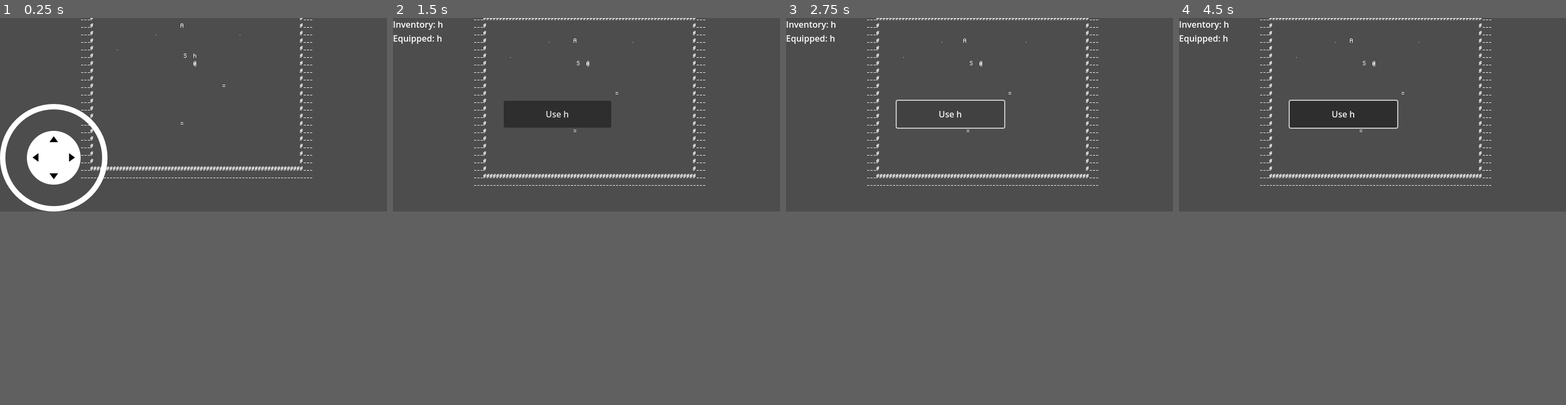
Above: before the commit, frames 1-4 (left to right).
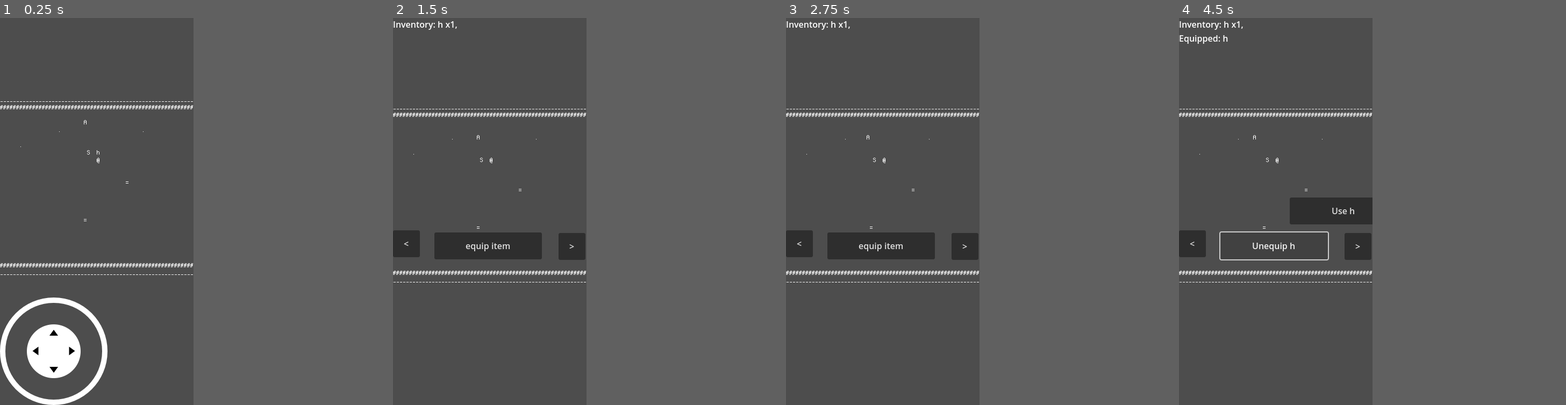
Above: after the commit, the same moments.

Repository: s6industries/project-x
Game: Godot game, scene res://world.tscn
Same seed, same stepped clock (60 frames per second), same inputs: the game is played once before the commit and once after it.
Inputs (mouse positions are in pixels of both pictures, inside the frame that each line leads up to):
- Up to frame 1 (0.25 s): no input
- Up to frame 2 (1.5 s): tap Enter at 0.5 s; move the mouse to (567, 153) at 0.52 s; hold Up (ui_up) 0.53-1.25 s; tap T at 0.6 s; click (567, 153) at 0.67 s; click "Pick up" (after the commit: "Pick up hoe") at 1.25 s
- Up to frame 3 (2.75 s): click (948, 114) at 2 s, where only the run before the commit has a clickable "Use h"
- Up to frame 4 (4.5 s): click (1206, 130) at 2.75 s, where only the run after the commit has a clickable "<"; click (1535, 134) at 3.5 s, where only the run after the commit has a clickable ">"; click (1368, 130) at 4.25 s, where only the run after the commit has a clickable "equip item"
In our replay, the window is 720x360 before the commit and 360x720 after it. These sizes can differ from the game's own. Grey fills any space a smaller window leaves; there, only what the larger window draws over its background counts as a difference.

The runs differ from the first frame. In frame 1, 6.6% of the frame differs, in the area x 0-81%, y 0-100%; in frame 2, 6.2%; in frame 3, 4.6%; in frame 4, 6.1%.

Commit message:
Implement picking up seeds from ship. Add buttons to select an item from inventory. Implement equipping and unequipping inventory items.

Diff:
--- a/project.godot
+++ b/project.godot
@@ -69,8 +69,8 @@
 
 [display]
 
-window/size/viewport_width=720
-window/size/viewport_height=360
+window/size/viewport_width=360
+window/size/viewport_height=720
 window/handheld/orientation=1
 window/stretch/mode="viewport"
 window/stretch/aspect="expand"
--- a/world.gd
+++ b/world.gd
@@ -5,6 +5,9 @@
 @export var player_marker: Marker2D
 @export var button: Button
 @export var button2: Button
+@export var inventory_button_left: Button
+@export var inventory_button_right: Button
+@export var inventory_button_equip: Button
 
 enum State { IDLE, MOVING, ACTION, DELAY }
 const PLAYER = "@"
@@ -13,6 +16,7 @@
 const HOE = "h"
 const BLANK = " "
 const TILLED_SOIL = "="
+const SHIP = "S"
 const POTATO_STAGE = [".", ";", "i", "P"]
 const SEED = "."
 const MOVE_DELAY = 0.12
@@ -31,9 +35,11 @@
 # var metabot_simulator
 var potato_stage: int
 var diagonal_moving_toggle: bool = false
-var inventory: Array = Array()
+var inventory: Dictionary = Dictionary()
+var inventory_array: Array = Array()
 var equipped: int = -1
 var action_button_pressed = false
+var inventory_selection_index = 0
 
 #const MetabotSimulator = preload("res://metabot_simulator.gd")
 var agent_world:AgentWorld
@@ -158,7 +164,7 @@
 
 	load_world()
 	initiate_timer()
-
+	inventory_menu_visible(false)
 	# TODO setup scenarios from data file (SQLite?)
 	# agent_world = AgentWorld.new(Vector3i(3, 4, 1))
 
@@ -320,6 +326,10 @@
 	var y = player_pos[1]
 	var position = world_map[y][x]
 	if position == HOE:
+		button.text = "Pick up hoe"
+		button.show()
+	elif position == SHIP:
+		button.text = "Get seeds"
 		button.show()
 	else:
 		button.hide()
@@ -399,16 +409,18 @@
 	if inventory.size() == 0:
 		inventory_label.text = ""
 		return
+	inventory_menu_visible(true)
 	var text: String = "Inventory: "
 	for item in inventory:
-		text += item + " "
+		var count = inventory[item]
+		text += item + " x" + str(count) + ", "
 	inventory_label.text = text
-	if equipped < 0 or equipped >= inventory.size():
+	if equipped < 0 or equipped >= inventory_array.size():
 		button2.hide()
 		return
-	button2.text = "Use " + inventory[equipped]
+	button2.text = "Use " + inventory_array[equipped]
 	button2.show()
-	inventory_label.text += "\nEquipped: " + inventory[equipped]
+	inventory_label.text += "\nEquipped: " + inventory_array[equipped]
 
 
 
@@ -430,9 +442,13 @@
 
 func _on_button_pressed():
 	print("PICKUP BUTTON PRESSED")
-	var item = remove_world_item_at(player_pos)
-	inventory.append(item)
-	equipped = inventory.size() - 1
+	var item = get_world_item_at(player_pos)
+	if item == HOE:
+		item = remove_world_item_at(player_pos)
+		add_item_to_inventory(item)
+	elif item == SHIP:
+		item = SEED
+		add_item_to_inventory(item)
 
 
 func get_world_item_at(position: Vector2i):
@@ -456,10 +472,78 @@
 
 
 func _on_button_2_pressed():
+	print("ACTION BUTTON PRESSED")
 	action_button_pressed = true
 
 
 func get_equipped_item() -> String:
 	if equipped >= 0 and equipped < inventory.size():
-		return inventory[equipped]
+		return inventory_array[equipped]
 	return ""
+
+
+func add_item_to_inventory(item: String):
+	if item not in inventory:
+		inventory[item] = 0
+		inventory_array.append(item)
+	inventory[item] += 1
+
+
+
+func remove_item_from_inventory(item: String):
+	if item not in inventory:
+		return
+	inventory[item] -= 1
+	if inventory[item] < 1:
+		# unequip item if it is currently equipped
+		var item_index = inventory_array.find(item)
+		if item_index != -1 and equipped == item_index:
+			equipped = -1
+		# erase item from inventory
+		inventory.erase(item)
+		inventory_array.erase(item)
+		return
+
+
+func inventory_menu_visible(is_visible: bool):
+	inventory_button_equip.visible = is_visible
+	inventory_button_left.visible = is_visible
+	inventory_button_right.visible = is_visible
+
+
+func _on_inventory_left_pressed():
+	if inventory_selection_index == 0:
+		print("CANNOT GO LEFT ANY FURTHER")
+		return
+	inventory_selection_index -= 1
+	update_inventory_button_equip()
+
+
+func _on_inventory_right_pressed():
+	if inventory_selection_index == inventory_array.size() - 1:
+		print("CANNOT GO RIGHT ANY FURTHER")
+		return
+	inventory_selection_index += 1
+	update_inventory_button_equip()
+
+
+func update_inventory_button_equip():
+	if inventory_array.size() < 1:
+		return
+	if equipped == inventory_selection_index:
+		inventory_button_equip.text = "Unequip " + inventory_array[inventory_selection_index]
+		return
+	inventory_button_equip.text = "Equip " + inventory_array[inventory_selection_index]
+
+
+func _on_inventory_equip_pressed():
+	assert(inventory_selection_index >= 0)
+	assert(inventory_selection_index < inventory_array.size())
+	if equipped == inventory_selection_index:
+		# unequip item
+		equipped = -1
+	else:
+		# equip item
+		equipped = inventory_selection_index
+	update_inventory_button_equip()
+	update_inventory()
--- a/world.tscn
+++ b/world.tscn
@@ -4,13 +4,16 @@
 [ext_resource type="Script" path="res://world.gd" id="1_08pvc"]
 [ext_resource type="PackedScene" uid="uid://ckk0xa2w80n7a" path="res://joystick/joystick.tscn" id="3_0f2o7"]
 
-[node name="World" type="Node2D" node_paths=PackedStringArray("world_label", "inventory_label", "player_marker", "button", "button2")]
+[node name="World" type="Node2D" node_paths=PackedStringArray("world_label", "inventory_label", "player_marker", "button", "button2", "inventory_button_left", "inventory_button_right", "inventory_button_equip")]
 script = ExtResource("1_08pvc")
 world_label = NodePath("WorldLabel")
 inventory_label = NodePath("CanvasLayer/InventoryLabel")
 player_marker = NodePath("PlayerPosition")
 button = NodePath("CanvasLayer/Button")
 button2 = NodePath("CanvasLayer/Button2")
+inventory_button_left = NodePath("CanvasLayer/InventoryLeft")
+inventory_button_right = NodePath("CanvasLayer/InventoryRight")
+inventory_button_equip = NodePath("CanvasLayer/InventoryEquip")
 
 [node name="WorldLabel" type="Label" parent="."]
 offset_right = 432.0
@@ -86,5 +89,43 @@
 offset_right = 40.0
 offset_bottom = 23.0
 
+[node name="InventoryLeft" type="Button" parent="CanvasLayer"]
+custom_minimum_size = Vector2(50, 50)
+anchors_preset = 4
+anchor_top = 0.5
+anchor_bottom = 0.5
+offset_top = 35.0
+offset_right = 50.0
+offset_bottom = 85.0
+grow_vertical = 2
+text = "<"
+
+[node name="InventoryRight" type="Button" parent="CanvasLayer"]
+custom_minimum_size = Vector2(50, 50)
+anchors_preset = 4
+anchor_top = 0.5
+anchor_bottom = 0.5
+offset_left = 308.0
+offset_top = 40.0
+offset_right = 358.0
+offset_bottom = 90.0
+grow_vertical = 2
+text = ">"
+
+[node name="InventoryEquip" type="Button" parent="CanvasLayer"]
+custom_minimum_size = Vector2(200, 50)
+anchors_preset = 4
+anchor_top = 0.5
+anchor_bottom = 0.5
+offset_left = 77.0
+offset_top = 39.0
+offset_right = 277.0
+offset_bottom = 89.0
+grow_vertical = 2
+text = "equip item"
+
 [connection signal="pressed" from="CanvasLayer/Button" to="." method="_on_button_pressed"]
 [connection signal="pressed" from="CanvasLayer/Button2" to="." method="_on_button_2_pressed"]
+[connection signal="pressed" from="CanvasLayer/InventoryLeft" to="." method="_on_inventory_left_pressed"]
+[connection signal="pressed" from="CanvasLayer/InventoryRight" to="." method="_on_inventory_right_pressed"]
+[connection signal="pressed" from="CanvasLayer/InventoryEquip" to="." method="_on_inventory_equip_pressed"]
